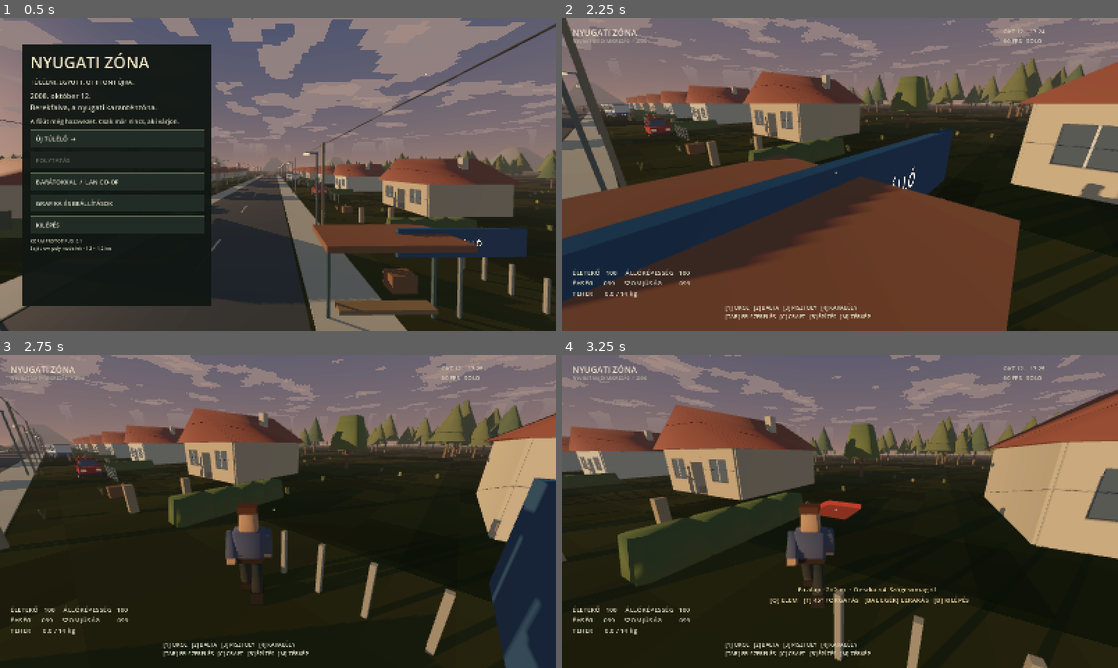
Above: before the commit, frames 1-4 (two rows, left to right).
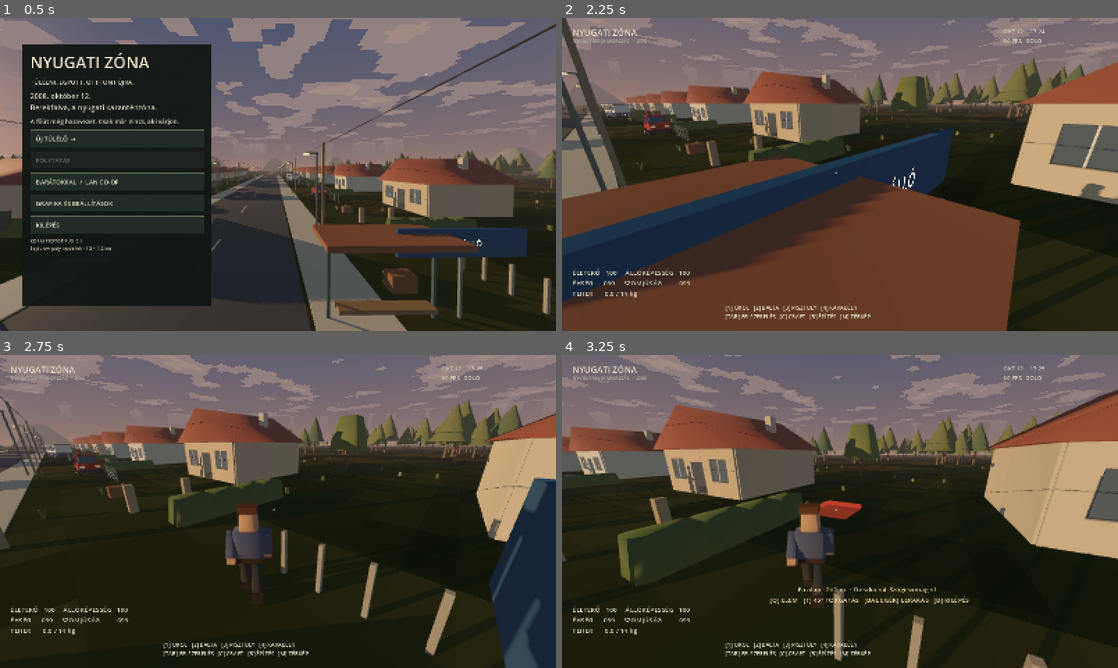
Above: after the commit, the same moments.

Repository: AndrasX220/OpenCityMP
Game: Godot game, scene res://scenes/main.tscn
The game is run twice, just before and just after one commit, with the same random seed, the same clock (stepped at 60 frames per second) and the same inputs.
Inputs (mouse positions are in pixels of both pictures, inside the frame that each line leads up to):
- Up to frame 1 (0.5 s): no input
- Up to frame 2 (2.25 s): click "ÚJ TÚLÉLŐ →" at 0.5 s; move the mouse to (867, 174) at 1.27 s; hold Right mouse button (aim) 1.28-2.03 s; hold W (forward) from 1.28 s (still down); click (867, 174) at 1.42 s; tap Space (jump) at 1.52 s; move the mouse to (812, 174) at 2.02 s; click (812, 174) at 2.1 s
- Up to frame 3 (2.75 s): keep holding W (forward); tap Space (jump) at 2.27 s
- Up to frame 4 (3.25 s): keep holding W (forward); move the mouse to (851, 505) at 2.77 s; hold B (build) from 2.78 s (still down)

Frame 1 is identical in both runs. In frame 2, 0.2% of the frame differs, in the area x 14-20%, y 29-38%; in frame 3, 0.2%; in frame 4, less than 0.1%.

Commit message:
fix(nyugati-zona): preserve integer item counts after JSON load and align car ground collision

Diff:
--- a/games/nyugati-zona/scripts/data.gd
+++ b/games/nyugati-zona/scripts/data.gd
@@ -80,3 +80,15 @@
 		if result[id]<=0:
 			result.erase(id)
 	return result
+
+static func normalize_inventory(value:Variant) -> Dictionary:
+	var result:Dictionary={}
+	if not value is Dictionary:return result
+	for id in value:
+		if not ITEMS.has(str(id)):continue
+		var amount:Variant=value[id]
+		if not (amount is int or amount is float):continue
+		if not is_finite(float(amount)):continue
+		var count:int=clampi(int(amount),0,100000)
+		if count>0:result[str(id)]=count
+	return result
--- a/games/nyugati-zona/scripts/game.gd
+++ b/games/nyugati-zona/scripts/game.gd
@@ -752,7 +752,7 @@
 			p.rotation.y=float(d.yaw)
 		for key in ["health","hunger","thirst","bleeding","magazine","rifle_magazine","deaths","swing"]:
 			if d.has(key):p.set(key,d[key])
-		p.inventory=d.get("inventory",{}).duplicate()
+		p.inventory=Data.normalize_inventory(d.get("inventory",{}))
 		p.equipment=str(d.get("equipment","hands"))
 		p.vehicle_id=str(d.get("vehicle",""))
 		if p.mounted!=bool(d.get("mounted",false)):
@@ -769,7 +769,7 @@
 			c.rotation.y=c.network_yaw
 		for key in ["fuel","condition","battery","driver","speed"]:
 			c.set(key,d[key])
-		c.cargo=d.get("cargo",{}).duplicate()
+		c.cargo=Data.normalize_inventory(d.get("cargo",{}))
 	for d in state.get("zombies",[]):
 		if not zombies.has(d.id):continue
 		var z:Node=zombies[d.id]
@@ -802,6 +802,7 @@
 	for d in state.get("things",[]):
 		var t:Node=world.spawn_thing(str(d.id),str(d.kind),vec_unpack(d.p),d.data,float(d.yaw))
 		t.data=d.data.duplicate(true)
+		if t.data.has("items"):t.data.items=Data.normalize_inventory(t.data.items)
 		if t.kind=="tree" and int(t.data.get("hp",0))>0:
 			t.already_fallen=false
 			t.visual.rotation=Vector3.ZERO
--- a/games/nyugati-zona/scripts/vehicle.gd
+++ b/games/nyugati-zona/scripts/vehicle.gd
@@ -21,9 +21,9 @@
 	visual=Art.car(self,kind,Color("#a93930") if kind=="hatch" else Color("#aa9c70"))
 	var c:CollisionShape3D=CollisionShape3D.new()
 	var s:BoxShape3D=BoxShape3D.new()
-	s.size=Vector3(1.65,1.3,3.7)
+	s.size=Vector3(1.65,1.76,3.7)
 	c.shape=s
-	c.position.y=1.00
+	c.position.y=0.90
 	add_child(c)
 	for x in [-0.57,0.57]:
 		var l:SpotLight3D=SpotLight3D.new()
Not shown, added: games/nyugati-zona/docs/PLAYTEST_HU.md
Not shown, changed: games/nyugati-zona/tools/validate.py
